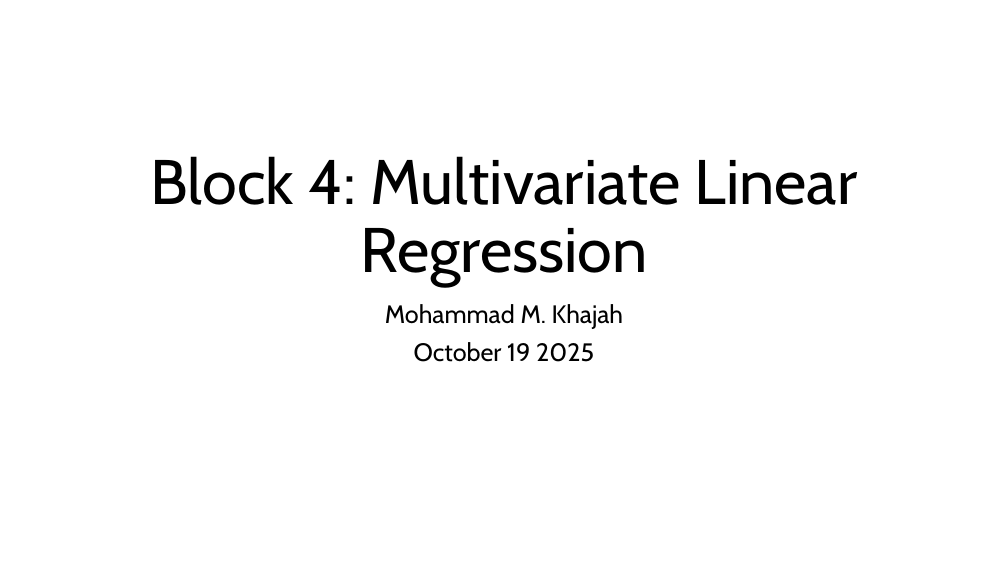
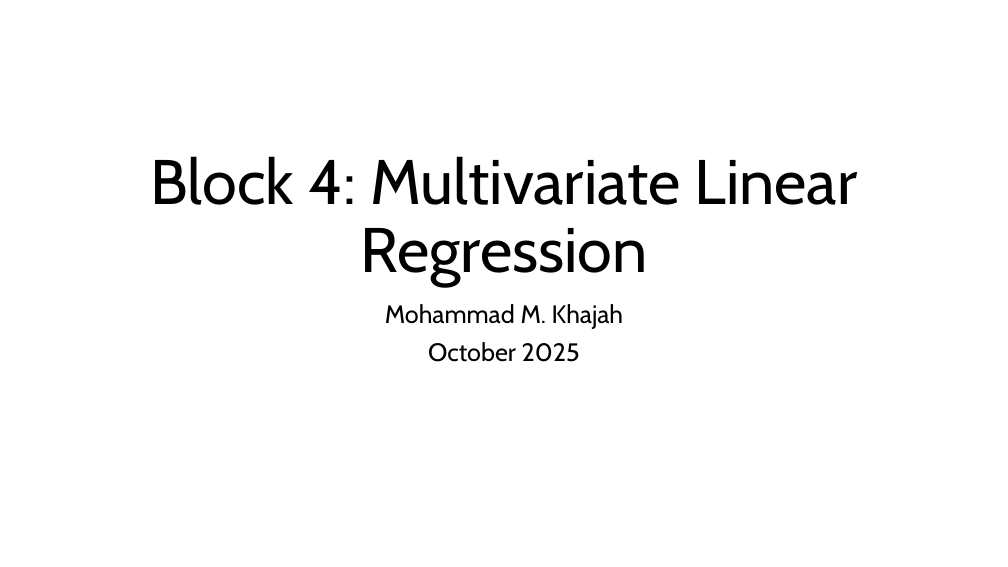
Before and after one commit to KISRDevelopment/python-ml-2025, a slide deck: slide 1 of slides/block4.pptx. Drawn at 1008x567 pixels with LibreOffice and Linux fonts; fonts in the diff are those of the drawing. Boxes give left, top, right and bottom in pixels: in the first picture for what was removed or moved away, otherwise in the second. Text is boxed around its words. In the diff, an @@ line names an element or a change of style, - is before the commit and + after.

```diff
--- a/slides/block4.pptx
+++ b/slides/block4.pptx
@@ subtitle at bbox=[428, 342, 580, 362]: text changed @@
-October 19 2025
+October 2025
```
Also in this commit, not shown: 2 other files.
